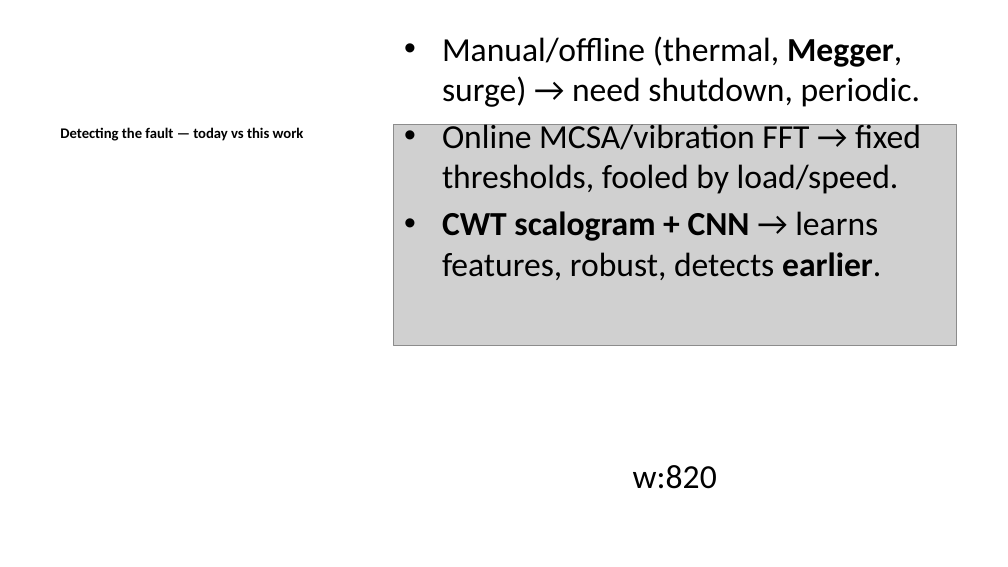
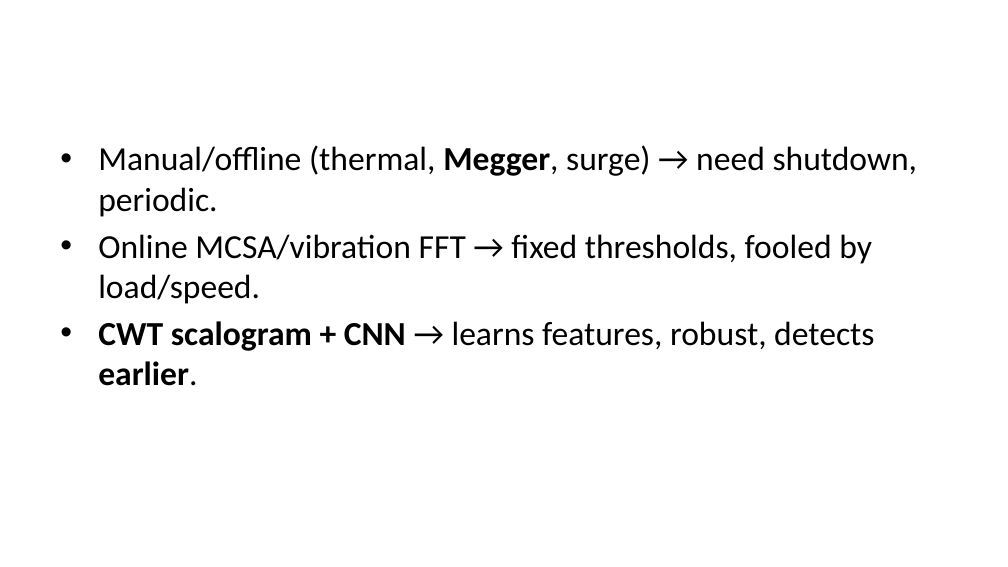
Before and after one commit to molhamfetnah/pmsm-fault-diagnosis-cnn-scalogram, a slide deck: slide 12 of docs/build/slides.pptx (slide 9 before the commit). Drawn at 1008x567 pixels with LibreOffice and Linux fonts; fonts in the diff are those of the drawing; grey boxes stand for pictures. Boxes give left, top, right and bottom in pixels: in the first picture for what was removed or moved away, otherwise in the second. Text is boxed around its words. In the diff, an @@ line names an element or a change of style, - is before the commit and + after.

```diff
--- a/docs/build/slides.pptx
+++ b/docs/build/slides.pptx
@@ text "Manual/offline (thermal, Megger, surge) → ..." rewrapped from (x1=442, y1=36, x2=921, y2=280) to (x1=98, y1=145, x2=918, y2=386) @@
@@ text removed at (x1=60, y1=127, x2=304, y2=141) @@
-Detecting the fault — today vs this work
@@ picture removed at (x1=393, y1=125, x2=956, y2=346) @@
@@ text removed at (x1=633, y1=465, x2=717, y2=489) @@
-w:820
```
Also in this commit, not shown: 4 other slides changed, 5 slides added, 20 other files.
